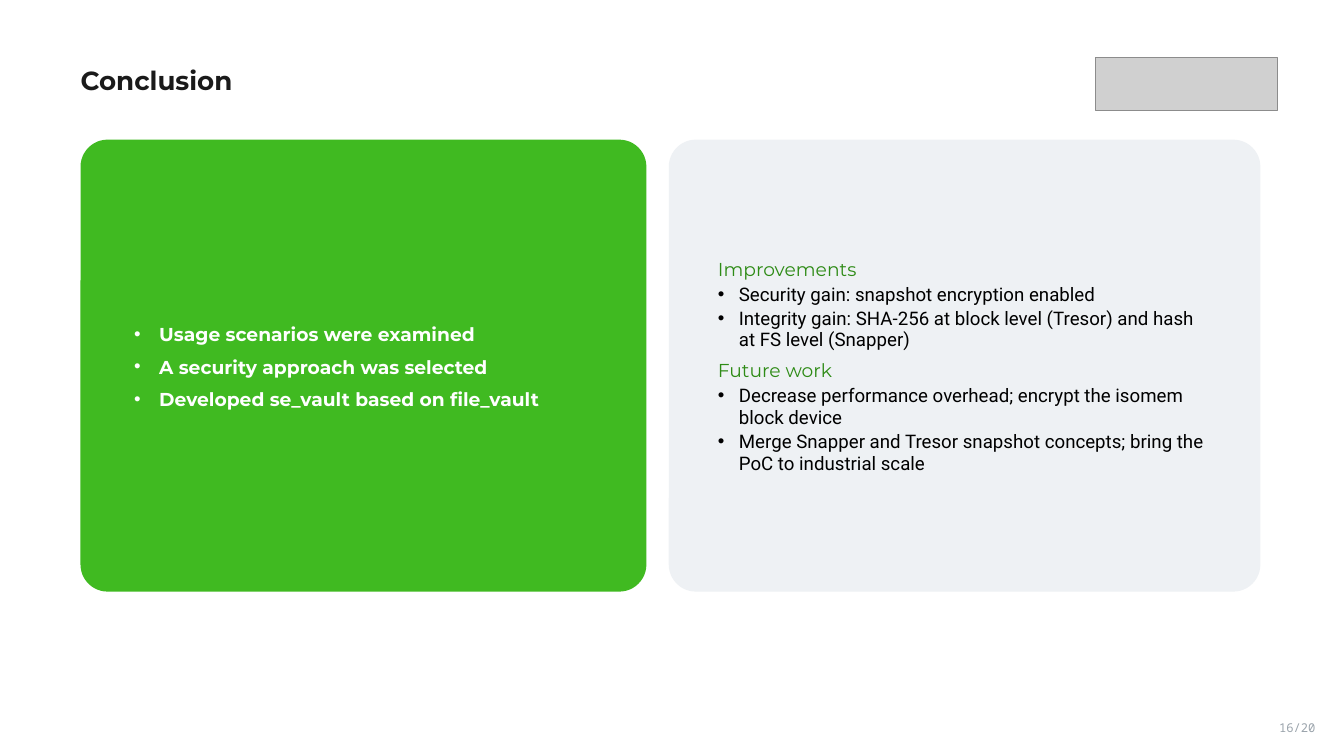
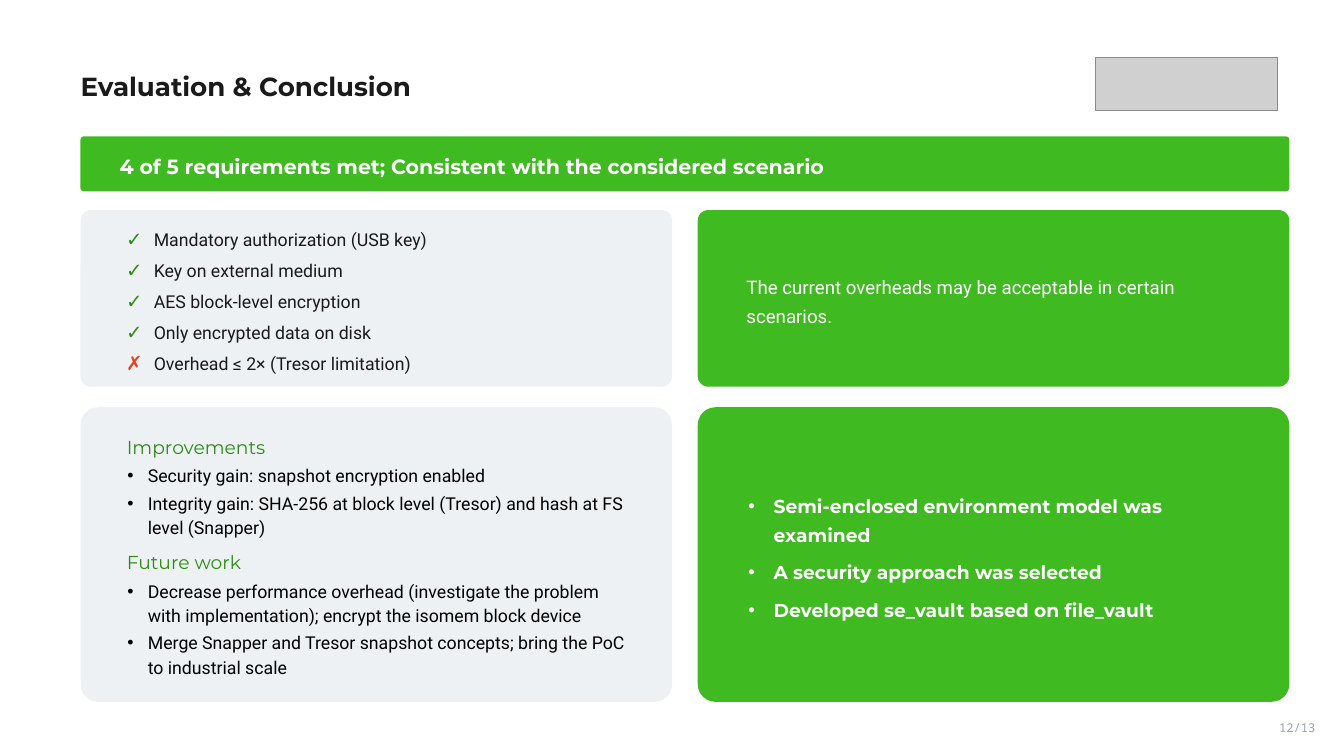
Before and after one commit to VoronM1522/Thesis_draft, a slide deck: slide 12 of presentation/slides_main.pptx (slide 20 before the commit). Drawn at 1344x756 pixels with LibreOffice and Linux fonts; fonts in the diff are those of the drawing; grey boxes stand for pictures. Boxes give left, top, right and bottom in pixels: in the first picture for what was removed or moved away, otherwise in the second. Text is boxed around its words. In the diff, an @@ line names an element or a change of style, - is before the commit and + after.

```diff
--- a/presentation/slides_main.pptx
+++ b/presentation/slides_main.pptx
@@ text at box(81, 75, 411, 97): text changed @@
-Conclusion
+Evaluation & Conclusion
@@ rounded rectangle added at box(81, 136, 1290, 192), fill #40BA21, 22 pt, text #FFFFFF, bold @@
+4 of 5 requirements met; Consistent with the considered scenario
@@ rounded rectangle added at box(81, 210, 672, 387), fill #EEF1F4, 19 pt, text #1A1A1A @@
+✓ Mandatory authorization (USB key)
+✓ Key on external medium
+✓ AES block-level encryption
+✓ Only encrypted data on disk
+✗ Overhead ≤ 2× (Tresor limitation)
@@ rounded rectangle added at box(698, 210, 1289, 387), fill #40BA21, 20 pt, text #FFFFFF @@
+The current overheads may be acceptable in certain scenarios.
@@ rounded rectangle "Improvements": place and size @@
-rounded rectangle "Improvements" at box(669, 140, 1260, 592)
+rounded rectangle "Improvements" at box(81, 407, 672, 702)
@@ rounded rectangle "Semi-enclosed environment model was examined": place and size @@
-rounded rectangle "Semi-enclosed environment model was examined" at box(81, 140, 646, 592)
+rounded rectangle "Semi-enclosed environment model was examined" at box(698, 407, 1289, 702)
@@ text in rounded rectangle at box(127, 441, 625, 674): size 20 to 19 pt in "Security gain: snapshot encryption enabled", "Integrity gain: SHA-256 at block level (Tresor) ...", "Merge Snapper and Tresor snapshot concepts; bring ..."; line spacing 24pt to 1.2; less space between paragraphs; line spacing 23pt to 1.15; more space between paragraphs @@
@@ text in rounded rectangle at box(774, 498, 1162, 542): text changed @@
-• Usage scenarios were examined
+• Semi-enclosed environment model was examined
@@ text in rounded rectangle at box(774, 564, 1153, 621): line spacing 26pt to 1.3 @@
@@ text in rounded rectangle at box(148, 584, 599, 626): text changed; size 20 to 19 pt @@
-• Decrease performance overhead; encrypt the isomem block device
+• Decrease performance overhead (investigate the problem with implementation); encrypt the isomem block device
@@ text at box(1279, 723, 1315, 732): text changed @@
-16/20
+12/13
```
Also in this commit, not shown: 12 other slides changed, 8 slides removed, 4 other files.
